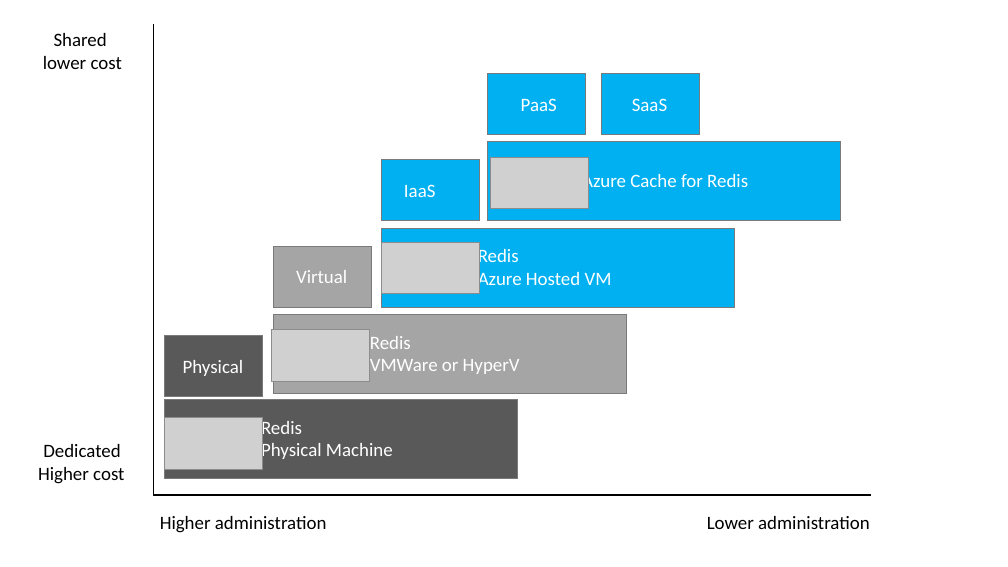
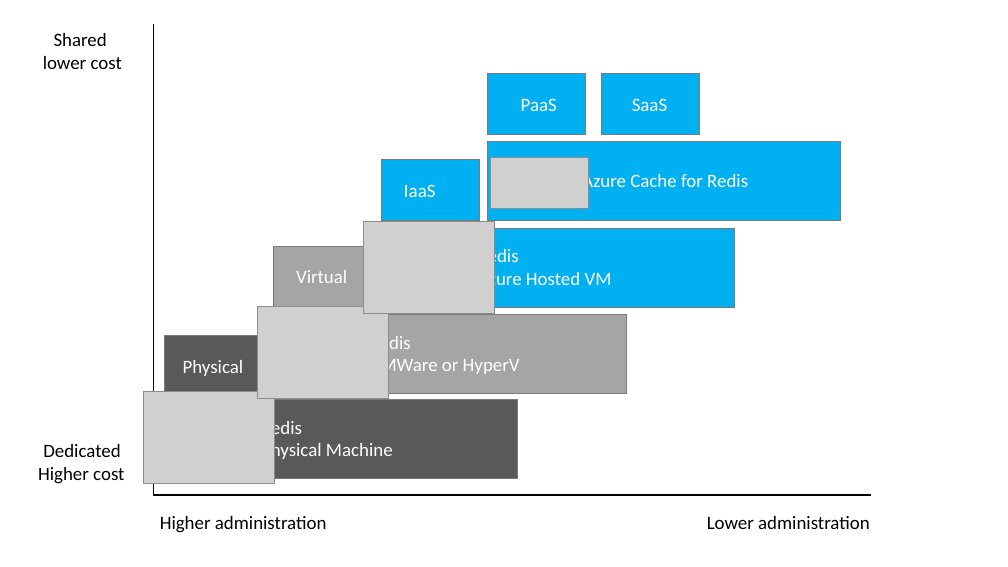
Before and after one commit to solliancenet/microsoft-redis-cache-migration, a slide deck: slide 1 of artifacts/diagrams/WWI.pptx. Drawn at 1008x567 pixels with LibreOffice and Linux fonts; fonts in the diff are those of the drawing; grey boxes stand for pictures. Boxes give left, top, right and bottom in pixels: in the first picture for what was removed or moved away, otherwise in the second. Text is boxed around its words. In the diff, an @@ line names an element or a change of style, - is before the commit and + after.

```diff
--- a/artifacts/diagrams/WWI.pptx
+++ b/artifacts/diagrams/WWI.pptx
@@ picture added at (364, 222, 495, 314) @@
@@ picture removed at (381, 243, 479, 294) @@
@@ picture added at (258, 307, 389, 399) @@
@@ picture removed at (271, 330, 370, 381) @@
@@ picture added at (144, 391, 274, 483) @@
@@ picture removed at (164, 417, 262, 469) @@
```
Also in this commit, not shown: 8 other files.
